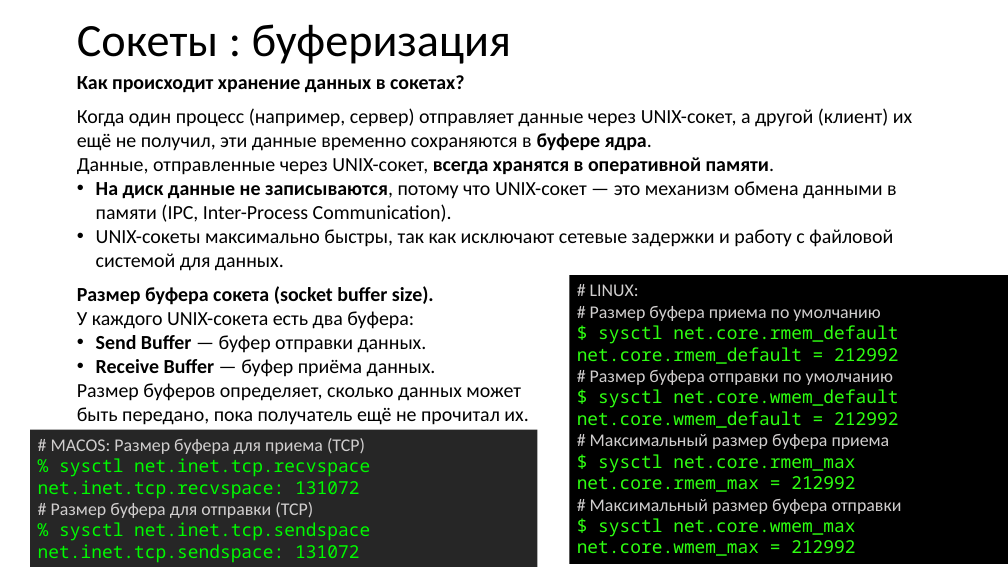
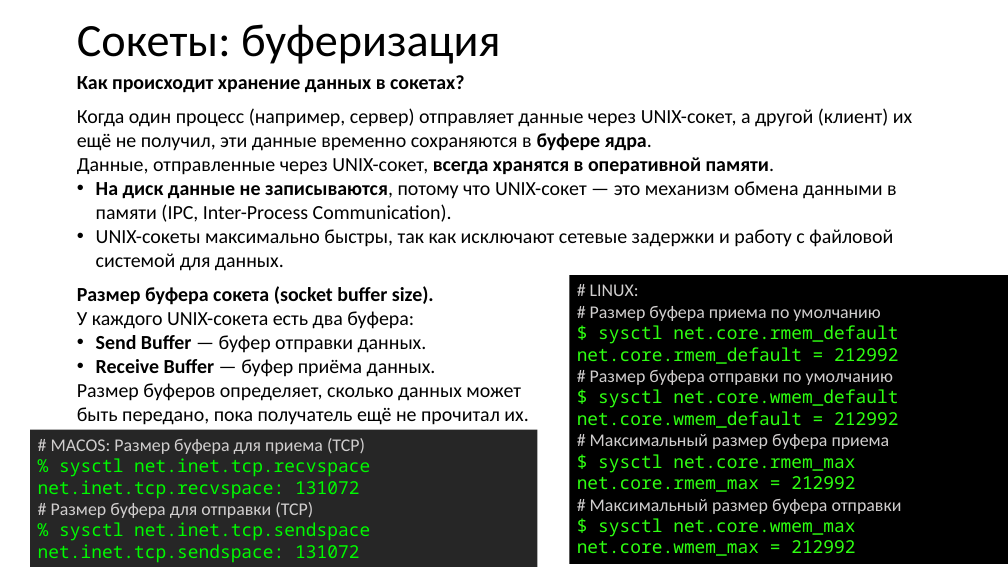
Before and after one commit to xtrueman/network_programming, a slide deck: slide 7 of Sockets.pptx (slide 6 before the commit). Drawn at 1008x567 pixels with LibreOffice and Linux fonts; fonts in the diff are those of the drawing. Boxes give left, top, right and bottom in pixels: in the first picture for what was removed or moved away, otherwise in the second. Text is boxed around its words. In the diff, an @@ line names an element or a change of style, - is before the commit and + after.

```diff
--- a/Sockets.pptx
+++ b/Sockets.pptx
@@ title at bbox=[77, 24, 500, 64]: text changed @@
-Cокеты : буферизация
+Сокеты: буферизация
```
Also in this commit, not shown: 10 other slides changed, 13 slides added, 5 other files.
